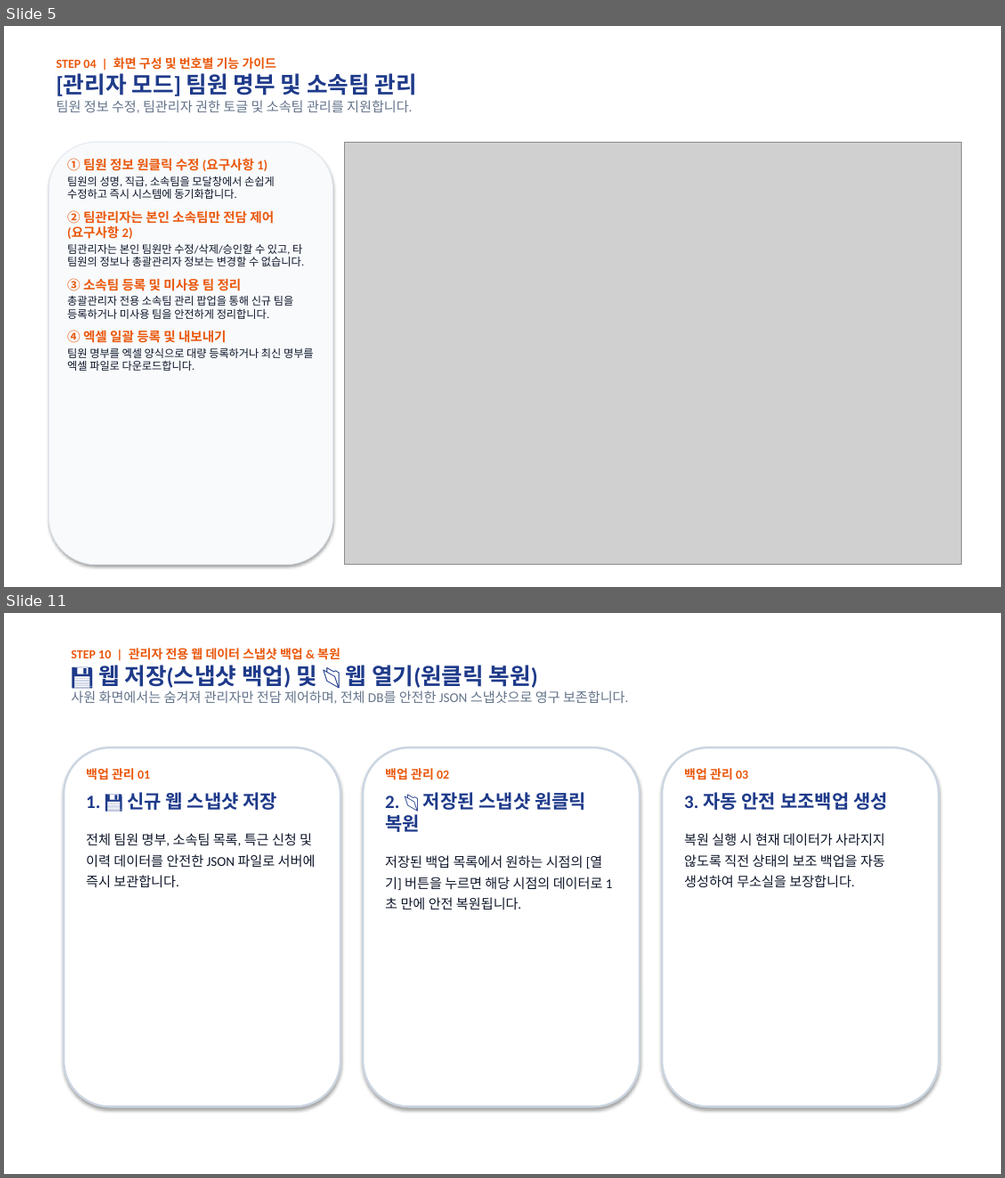
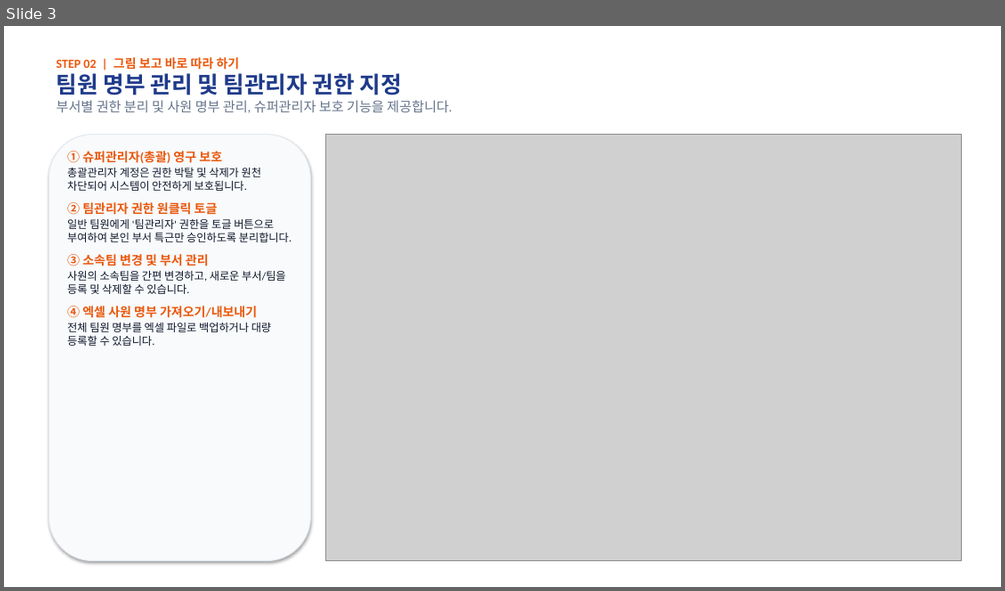
Before and after one commit to rorma34-lab/team-overtime-manager, a slide deck: Overtime_Admin_Manual.pptx. Shown one above the other, each under a label of ours: slides 5 and 11 before the commit, slide 3 after it; the slides between them are not shown. The pictures are 1005x1178 and 1005x591 pixels, drawn with LibreOffice and Linux fonts; fonts in the diff are those of the drawing; grey boxes stand for pictures. Boxes give left, top, right and bottom in pixels: in the first picture for what was removed or moved away, otherwise in the second. Text is boxed around its words. In the diff, an @@ line names an element or a change of style, - is before the commit and + after.

```diff
--- a/Overtime_Admin_Manual.pptx
+++ b/Overtime_Admin_Manual.pptx
@@ slide 11 removed at [4,613,1001,1174], background #FFFFFF @@
@@ text removed at [71,646,628,704] @@
-STEP 10 | 관리자 전용 웹 데이터 스냅샷 백업 & 복원
-💾 웹 저장(스냅샷 백업) 및 📂 웹 열기(원클릭 복원)
-사원 화면에서는 숨겨져 관리자만 전담 제어하며, 전체 DB를 안전한 JSON 스냅샷으로 영구 보존합니다.
@@ rounded rectangle removed at [64,747,340,1107] @@
@@ text removed at [86,768,316,888] @@
-백업 관리 01
-1. 💾 신규 웹 스냅샷 저장
-전체 팀원 명부, 소속팀 목록, 특근 신청 및 이력 데이터를 안전한 JSON 파일로 서버에 즉시 보관합니다.
@@ rounded rectangle removed at [363,747,639,1107] @@
@@ text removed at [385,768,603,909] @@
-백업 관리 02
-2. 📂 저장된 스냅샷 원클릭 복원
-저장된 백업 목록에서 원하는 시점의 [열기] 버튼을 누르면 해당 시점의 데이터로 1초 만에 안전 복원됩니다.
@@ rounded rectangle removed at [662,747,938,1107] @@
@@ text removed at [684,768,888,888] @@
-백업 관리 03
-3. 자동 안전 보조백업 생성
-복원 실행 시 현재 데이터가 사라지지 않도록 직전 상태의 보조 백업을 자동 생성하여 무소실을 보장합니다.
@@ what was slide 5 is now slide 3 @@
@@ slide 3 changed as well @@
@@ text at [57,57,452,113]: text changed @@
-STEP 04 | 화면 구성 및 번호별 기능 가이드
-[관리자 모드] 팀원 명부 및 소속팀 관리
-팀원 정보 수정, 팀관리자 권한 토글 및 소속팀 관리를 지원합니다.
+STEP 02 | 그림 보고 바로 따라 하기
+팀원 명부 관리 및 팀관리자 권한 지정
+부서별 권한 분리 및 사원 명부 관리, 슈퍼관리자 보호 기능을 제공합니다.
@@ rounded rectangle: place and size @@
-rounded rectangle at [48,142,333,564]
+rounded rectangle at [48,135,310,561]
@@ text at [67,151,291,346]: text changed @@
-① 팀원 정보 원클릭 수정 (요구사항 1)
-팀원의 성명, 직급, 소속팀을 모달창에서 손쉽게 수정하고 즉시 시스템에 동기화합니다.
-② 팀관리자는 본인 소속팀만 전담 제어 (요구사항 2)
-팀관리자는 본인 팀원만 수정/삭제/승인할 수 있고, 타 팀원의 정보나 총괄관리자 정보는 변경할 수 없습니다.
-③ 소속팀 등록 및 미사용 팀 정리
-총괄관리자 전용 소속팀 관리 팝업을 통해 신규 팀을 등록하거나 미사용 팀을 안전하게 정리합니다.
-④ 엑셀 일괄 등록 및 내보내기
-팀원 명부를 엑셀 양식으로 대량 등록하거나 최신 명부를 엑셀 파일로 다운로드합니다.
+① 슈퍼관리자(총괄) 영구 보호
+총괄관리자 계정은 권한 박탈 및 삭제가 원천 차단되어 시스템이 안전하게 보호됩니다.
+② 팀관리자 권한 원클릭 토글
+일반 팀원에게 '팀관리자' 권한을 토글 버튼으로 부여하여 본인 부서 특근만 승인하도록 분리합니다.
+③ 소속팀 변경 및 부서 관리
+사원의 소속팀을 간편 변경하고, 새로운 부서/팀을 등록 및 삭제할 수 있습니다.
+④ 엑셀 사원 명부 가져오기/내보내기
+전체 팀원 명부를 엑셀 파일로 백업하거나 대량 등록할 수 있습니다.
@@ picture: place and size @@
-picture at [344,142,961,564]
+picture at [325,135,961,561]
```
Also in this commit, not shown: 2 other slides changed, 3 slides added, 10 other slides removed, 6 other files.
